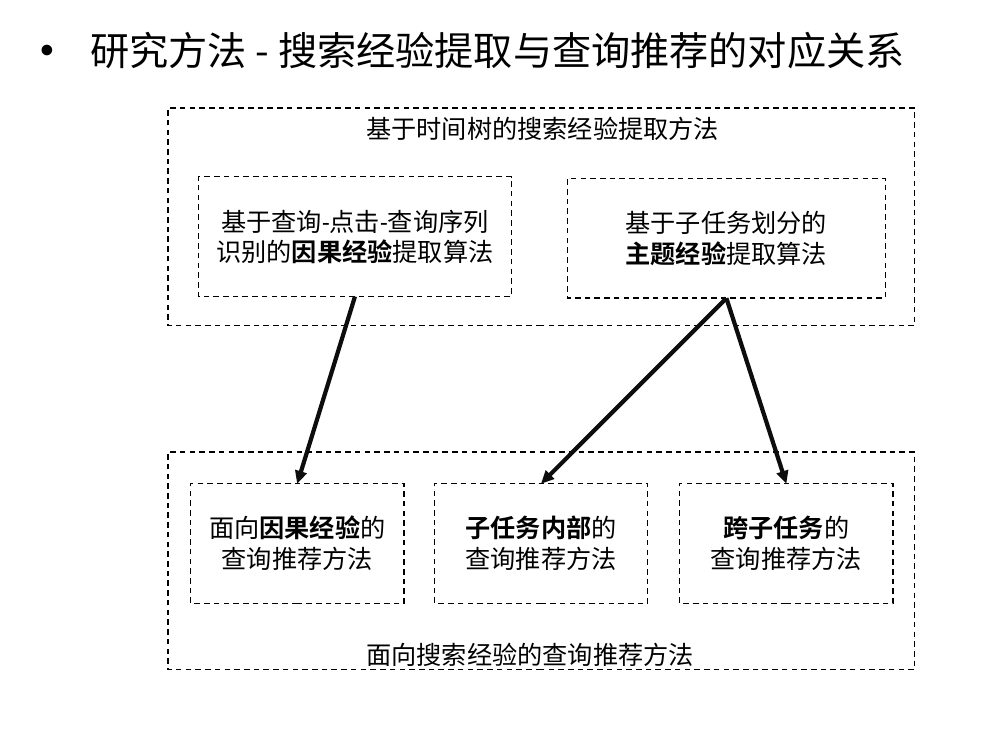
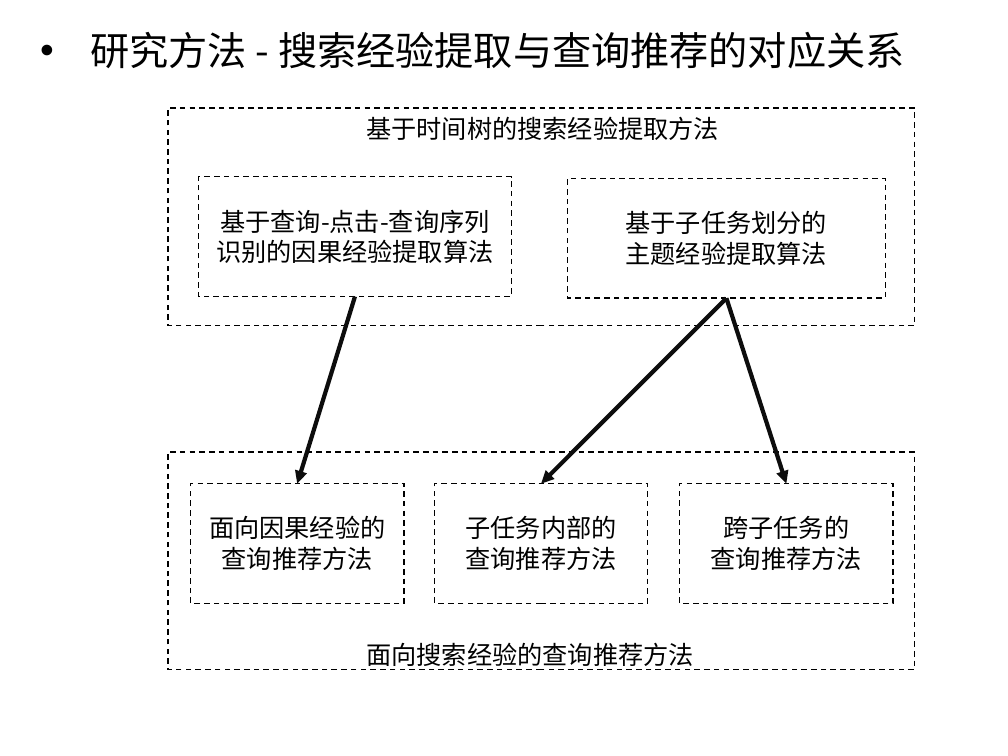
Before and after one commit to luxurymask/recommendation, a slide deck: slide 19 of phase5/答辩ppt.pptx. Drawn at 1008x756 pixels with LibreOffice and Linux fonts; fonts in the diff are those of the drawing. Boxes give left, top, right and bottom in pixels: in the first picture for what was removed or moved away, otherwise in the second. Text is boxed around its words. In the diff, an @@ line names an element or a change of style, - is before the commit and + after.

```diff
--- a/phase5/答辩ppt.pptx
+++ b/phase5/答辩ppt.pptx
@@ text "基于查询-点击-查询序列识别的因果经验提取算法" at box(216, 209, 493, 263): font Calibri to Noto Sans CJK SC; bold off in "基于查询-点击-查询序列识别的因果经验提取算法" @@
@@ text "基于子任务划分的" at box(626, 210, 828, 265): font Calibri to Noto Sans CJK SC; bold off in "主题经验提取算法" @@
@@ text "面向因果经验的" at box(209, 515, 385, 570): font Calibri to Noto Sans CJK SC; bold off in "面向因果经验的" @@
@@ text "子任务内部的" at box(466, 515, 617, 570): font Calibri to Noto Sans CJK SC; bold off in "子任务内部的" @@
@@ text "跨子任务的" at box(711, 515, 862, 570): font Calibri to Noto Sans CJK SC; bold off in "跨子任务的" @@
```
Also in this commit, not shown: 5 other slides changed, 1 slide added.
